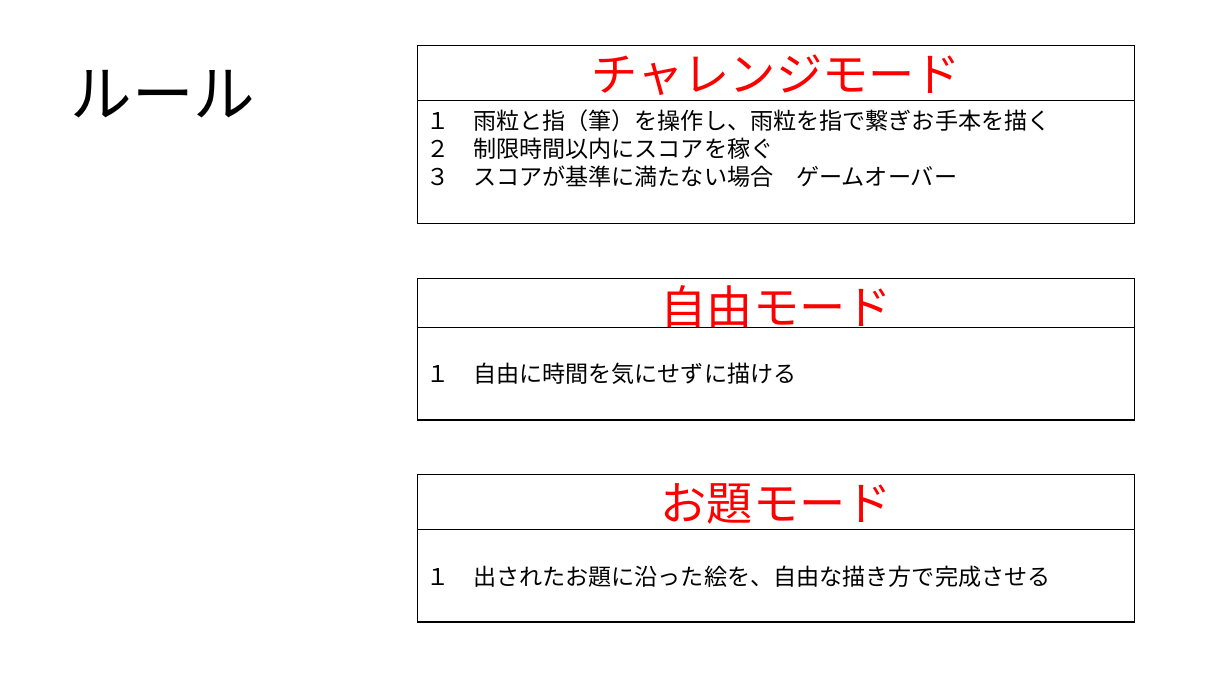
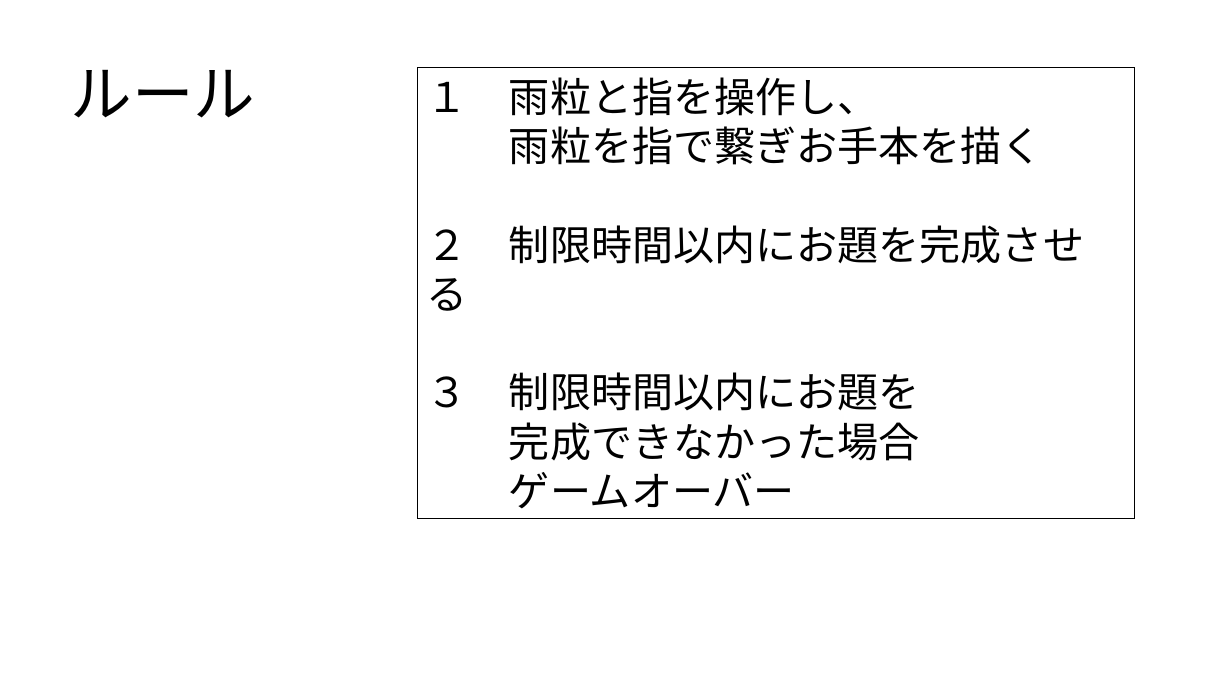
Before and after one commit to 2025Game/12Yamamoto, a slide deck: slide 5 of 3DLV3/Plam/雨粒を使って描く.pptx (slide 6 before the commit). Drawn at 1232x693 pixels with LibreOffice and Linux fonts; fonts in the diff are those of the drawing. Boxes give left, top, right and bottom in pixels: in the first picture for what was removed or moved away, otherwise in the second. Text is boxed around its words. In the diff, an @@ line names an element or a change of style, - is before the commit and + after.

```diff
--- a/3DLV3/Plam/雨粒を使って描く.pptx
+++ b/3DLV3/Plam/雨粒を使って描く.pptx
@@ rectangle removed at (418, 46, 1135, 101) @@
-チャレンジモード
@@ rectangle "１ 雨粒と指を操作し、": place and size @@
-rectangle "１ 雨粒と指を操作し、" at (418, 101, 1135, 224)
+rectangle "１ 雨粒と指を操作し、" at (418, 67, 1135, 518)
@@ text in rectangle at (427, 77, 1084, 509): text changed; size 18 to 32 pt @@
-１ 雨粒と指（筆）を操作し、雨粒を指で繋ぎお手本を描く
-２ 制限時間以内にスコアを稼ぐ
-３ スコアが基準に満たない場合 ゲームオーバー
+１ 雨粒と指を操作し、
+雨粒を指で繋ぎお手本を描く
+２ 制限時間以内にお題を完成させる
+３ 制限時間以内にお題を
+完成できなかった場合
+ゲームオーバー
@@ rectangle removed at (418, 278, 1135, 333) @@
-自由モード
@@ rectangle removed at (418, 327, 1135, 420) @@
-１ 自由に時間を気にせずに描ける
@@ rectangle removed at (418, 475, 1135, 530) @@
-お題モード
@@ rectangle removed at (418, 530, 1135, 622) @@
-１ 出されたお題に沿った絵を、自由な描き方で完成させる
```
Also in this commit, not shown: 6 other slides changed, 2 slides added, 4 slides removed, 2 other files.
